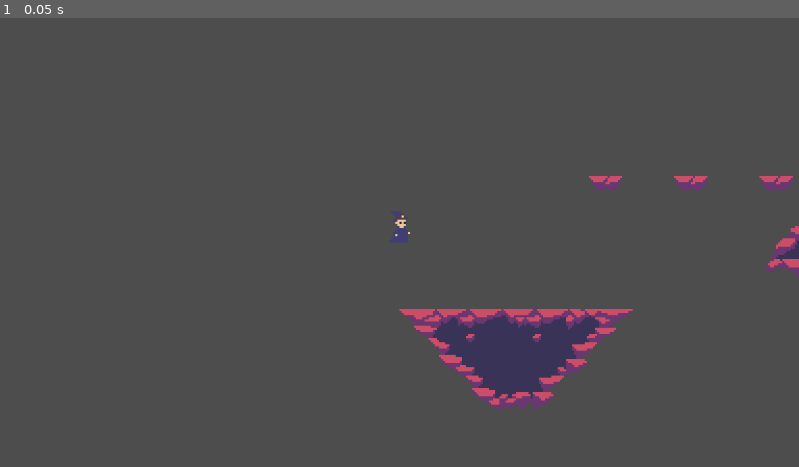
Above: before the commit, frame 1.
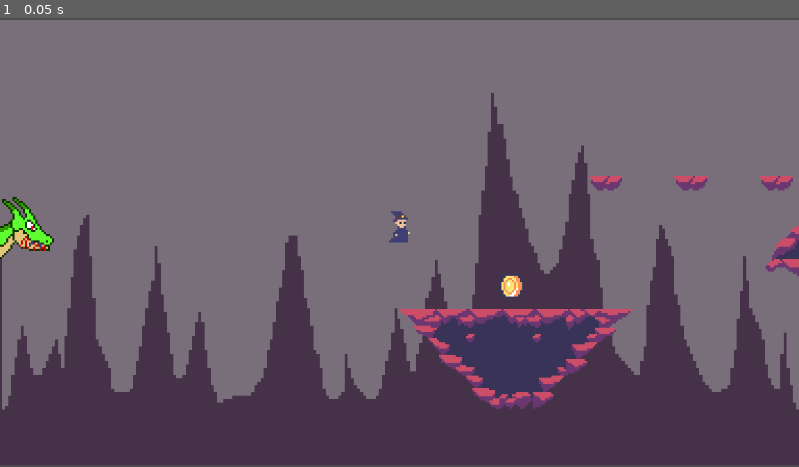
Above: after the commit, the same moment.

Repository: Brederodes/scorespacejam2024
Game: Godot game, scene res://game.tscn
Same seed, same stepped clock (60 frames per second), same inputs: the game is played once before the commit and once after it.
Inputs:
- Up to frame 1 (0.05 s): no input

The runs differ from the first frame. In frame 1, 94% of the frame differs, in the area x 0-100%, y 0-100%.

Commit message:
Dragon-Coin-Background

Diff:
--- a/game.tscn
+++ b/game.tscn
@@ -7,6 +7,10 @@
 [ext_resource type="PackedScene" uid="uid://dl28vgifk7k4d" path="res://platforms/platform5.tscn" id="5_ubnbc"]
 [ext_resource type="PackedScene" uid="uid://d4d0pr7b685hm" path="res://platforms/platform2.tscn" id="6_ramv8"]
 [ext_resource type="PackedScene" uid="uid://cms6pf668lc5" path="res://platforms/platform0.tscn" id="7_vbdck"]
+[ext_resource type="PackedScene" uid="uid://eh5xxlgnxq22" path="res://CardManagment/CardManagement.tscn" id="8_mw6b0"]
+[ext_resource type="PackedScene" uid="uid://4w5yvx4ellns" path="res://misc/dragon.tscn" id="8_t8dht"]
+[ext_resource type="PackedScene" uid="uid://by6nxyk8lj1cg" path="res://misc/coin.tscn" id="9_iru60"]
+[ext_resource type="PackedScene" uid="uid://c0hwvxkx61qje" path="res://misc/background.tscn" id="11_eg2vw"]
 
 [node name="Game" type="Node2D"]
 
@@ -32,3 +36,17 @@
 
 [node name="Platform0" parent="." instance=ExtResource("7_vbdck")]
 position = Vector2(393, -68)
+
+[node name="Dragon" parent="." instance=ExtResource("8_t8dht")]
+position = Vector2(-176, -7)
+
+[node name="Coin" parent="." instance=ExtResource("9_iru60")]
+position = Vector2(54, 21)
+
+[node name="Control" parent="." instance=ExtResource("8_mw6b0")]
+offset_left = -53.0
+offset_top = -57.0
+offset_right = -13.0
+offset_bottom = -17.0
+
+[node name="Background" parent="." instance=ExtResource("11_eg2vw")]
--- /dev/null
+++ b/misc/background.tscn
@@ -0,0 +1,15 @@
+[gd_scene load_steps=2 format=3 uid="uid://c0hwvxkx61qje"]
+
+[ext_resource type="Texture2D" uid="uid://ujvdh7dfi2ba" path="res://assets/background.png" id="1_74d7p"]
+
+[node name="Background" type="ParallaxBackground"]
+
+[node name="ParallaxLayer" type="ParallaxLayer" parent="."]
+motion_mirroring = Vector2(256, 0)
+
+[node name="Sprite2D" type="Sprite2D" parent="ParallaxLayer"]
+texture_filter = 1
+position = Vector2(-191, -107)
+scale = Vector2(1.49609, 1.67188)
+texture = ExtResource("1_74d7p")
+centered = false
--- /dev/null
+++ b/misc/coin.tscn
@@ -0,0 +1,64 @@
+[gd_scene load_steps=9 format=3 uid="uid://by6nxyk8lj1cg"]
+
+[ext_resource type="Texture2D" uid="uid://bhr0uiitur58d" path="res://assets/coin.png" id="1_y713t"]
+
+[sub_resource type="AtlasTexture" id="AtlasTexture_3u8j2"]
+atlas = ExtResource("1_y713t")
+region = Rect2(0, 0, 16, 16)
+
+[sub_resource type="AtlasTexture" id="AtlasTexture_qg1gt"]
+atlas = ExtResource("1_y713t")
+region = Rect2(16, 0, 16, 16)
+
+[sub_resource type="AtlasTexture" id="AtlasTexture_kp4r3"]
+atlas = ExtResource("1_y713t")
+region = Rect2(32, 0, 16, 16)
+
+[sub_resource type="AtlasTexture" id="AtlasTexture_j81r5"]
+atlas = ExtResource("1_y713t")
+region = Rect2(48, 0, 16, 16)
+
+[sub_resource type="AtlasTexture" id="AtlasTexture_1faqv"]
+atlas = ExtResource("1_y713t")
+region = Rect2(64, 0, 16, 16)
+
+[sub_resource type="AtlasTexture" id="AtlasTexture_cvy4m"]
+atlas = ExtResource("1_y713t")
+region = Rect2(80, 0, 16, 16)
+
+[sub_resource type="SpriteFrames" id="SpriteFrames_bqr1j"]
+animations = [{
+"frames": [{
+"duration": 1.0,
+"texture": SubResource("AtlasTexture_3u8j2")
+}, {
+"duration": 1.0,
+"texture": SubResource("AtlasTexture_qg1gt")
+}, {
+"duration": 1.0,
+"texture": SubResource("AtlasTexture_kp4r3")
+}, {
+"duration": 1.0,
+"texture": SubResource("AtlasTexture_j81r5")
+}, {
+"duration": 1.0,
+"texture": SubResource("AtlasTexture_1faqv")
+}, {
+"duration": 1.0,
+"texture": SubResource("AtlasTexture_cvy4m")
+}],
+"loop": true,
+"name": &"default",
+"speed": 5.0
+}]
+
+[node name="Coin" type="StaticBody2D"]
+
+[node name="AnimatedSprite2D" type="AnimatedSprite2D" parent="."]
+texture_filter = 1
+sprite_frames = SubResource("SpriteFrames_bqr1j")
+frame = 5
+frame_progress = 0.896408
+
+[node name="CollisionPolygon2D" type="CollisionPolygon2D" parent="."]
+polygon = PackedVector2Array(-6, -6, 6, -6, 6, 6, -6, 6)
--- /dev/null
+++ b/misc/dragon.tscn
@@ -0,0 +1,73 @@
+[gd_scene load_steps=9 format=3 uid="uid://4w5yvx4ellns"]
+
+[ext_resource type="Texture2D" uid="uid://dub5givxdbkme" path="res://assets/Dragon_Kill.png" id="1_i2wyk"]
+
+[sub_resource type="AtlasTexture" id="AtlasTexture_c8ygp"]
+atlas = ExtResource("1_i2wyk")
+region = Rect2(0, 0, 32, 32)
+
+[sub_resource type="AtlasTexture" id="AtlasTexture_3dmve"]
+atlas = ExtResource("1_i2wyk")
+region = Rect2(32, 0, 32, 32)
+
+[sub_resource type="AtlasTexture" id="AtlasTexture_t7hxn"]
+atlas = ExtResource("1_i2wyk")
+region = Rect2(64, 0, 32, 32)
+
+[sub_resource type="AtlasTexture" id="AtlasTexture_iv45d"]
+atlas = ExtResource("1_i2wyk")
+region = Rect2(96, 0, 32, 32)
+
+[sub_resource type="AtlasTexture" id="AtlasTexture_2k5rc"]
+atlas = ExtResource("1_i2wyk")
+region = Rect2(128, 0, 32, 32)
+
+[sub_resource type="AtlasTexture" id="AtlasTexture_ypt5o"]
+atlas = ExtResource("1_i2wyk")
+region = Rect2(160, 0, 32, 32)
+
+[sub_resource type="SpriteFrames" id="SpriteFrames_7lqmn"]
+animations = [{
+"frames": [{
+"duration": 1.0,
+"texture": SubResource("AtlasTexture_c8ygp")
+}],
+"loop": true,
+"name": &"chasing",
+"speed": 5.0
+}, {
+"frames": [{
+"duration": 1.0,
+"texture": SubResource("AtlasTexture_c8ygp")
+}, {
+"duration": 1.0,
+"texture": SubResource("AtlasTexture_3dmve")
+}, {
+"duration": 1.0,
+"texture": SubResource("AtlasTexture_t7hxn")
+}, {
+"duration": 1.0,
+"texture": SubResource("AtlasTexture_iv45d")
+}, {
+"duration": 1.0,
+"texture": SubResource("AtlasTexture_2k5rc")
+}, {
+"duration": 1.0,
+"texture": SubResource("AtlasTexture_ypt5o")
+}],
+"loop": true,
+"name": &"killing",
+"speed": 5.0
+}]
+
+[node name="Dragon" type="StaticBody2D"]
+
+[node name="CollisionPolygon2D" type="CollisionPolygon2D" parent="."]
+polygon = PackedVector2Array(-16, -15, 10, -15, 10, 17, -16, 17)
+
+[node name="AnimatedSprite2D" type="AnimatedSprite2D" parent="."]
+texture_filter = 1
+sprite_frames = SubResource("SpriteFrames_7lqmn")
+animation = &"killing"
+frame = 5
+frame_progress = 0.0876774
--- a/project.godot
+++ b/project.godot
@@ -12,7 +12,7 @@
 
 config/name="ScoreSpace31"
 run/main_scene="res://game.tscn"
-config/features=PackedStringArray("4.2", "GL Compatibility")
+config/features=PackedStringArray("4.3", "GL Compatibility")
 config/icon="res://icon.svg"
 
 [dotnet]
Binary file added: assets/Dragon_Kill.png
Not shown, added: assets/Dragon_Kill.png.import
Binary file added: assets/asesprite/DragonKill.ase
Binary file added: assets/asesprite/background.ase
Binary file added: assets/asesprite/coin.ase
Binary file added: assets/background.png
Not shown, added: assets/background.png.import
Not shown, added: assets/cards.png.import
Binary file added: assets/coin.png
Not shown, added: assets/coin.png.import
Not shown: 1 places in game.tscn that only renumber resources
